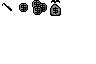
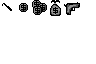
Layered file, before and after one edit (96 × 64). Changes by layer:
renamed "Layer 4" to "Layer 5", painted on it over [64, 2, 80, 15]
